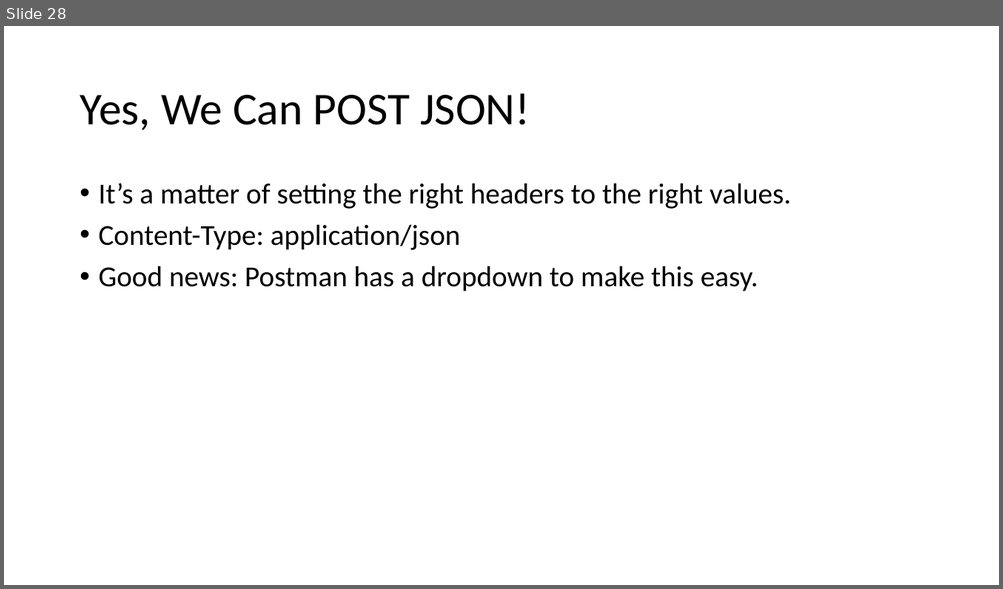
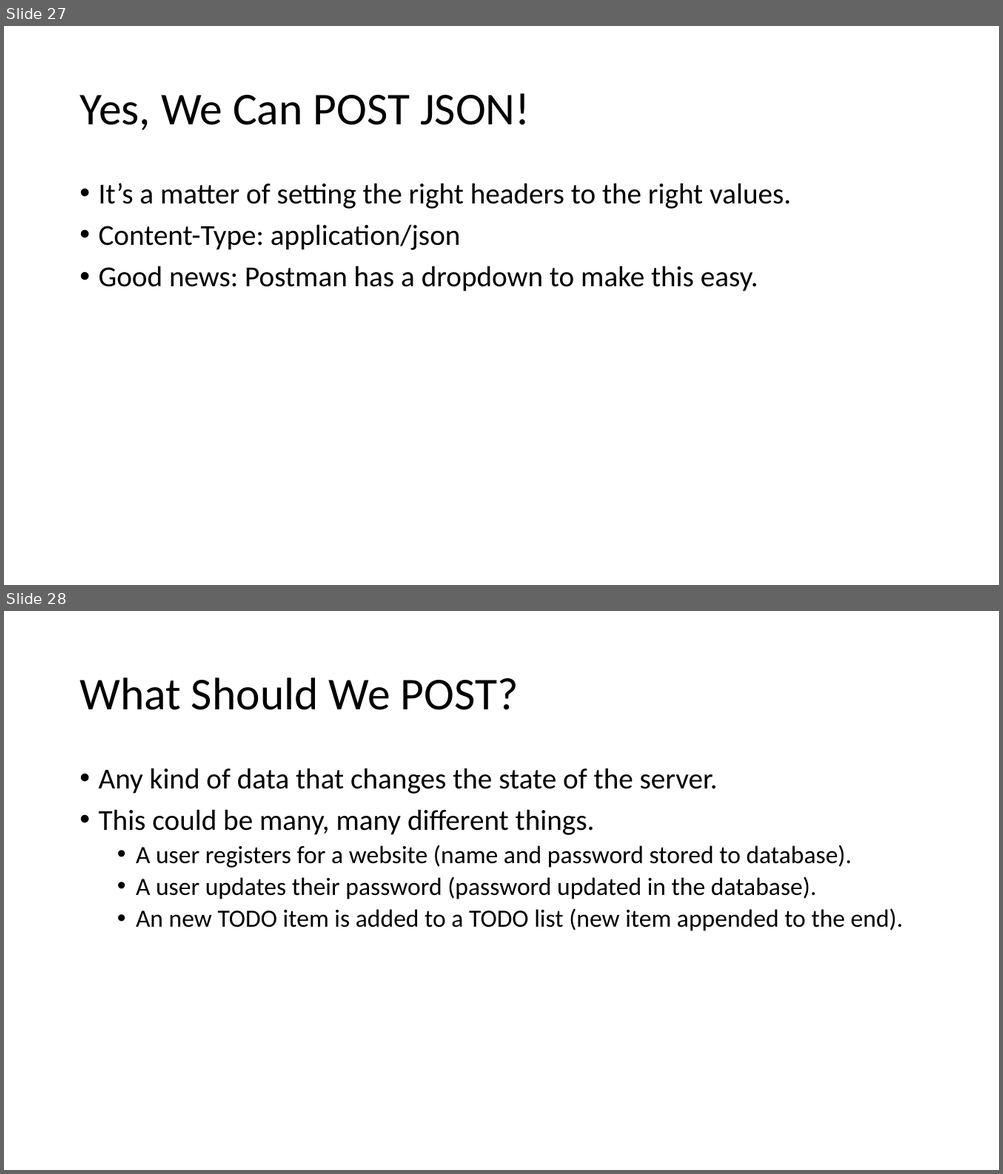
Before and after one commit to ryl/cybr406-2020, a slide deck: files/spring-boot-basics.pptx. Shown one above the other, each under a label of ours: slide 28 before the commit, slides 27 and 28 after it. The pictures are 1003x589 and 1003x1174 pixels, drawn with LibreOffice and Linux fonts; fonts in the diff are those of the drawing. Boxes give left, top, right and bottom in pixels: in the first picture for what was removed or moved away, otherwise in the second. Text is boxed around its words. In the diff, an @@ line names an element or a change of style, - is before the commit and + after.

```diff
--- a/files/spring-boot-basics.pptx
+++ b/files/spring-boot-basics.pptx
@@ slide 28 added at (4,611,999,1170), background #FFFFFF @@
@@ title added at (79,678,518,710), 44 pt, text #000000 @@
+What Should We POST?
@@ text added at (99,768,903,931), 24 pt, text #000000 @@
+• Any kind of data that changes the state of the server.
+• This could be many, many different things.
+  • A user registers for a website (name and password stored to database).
+  • A user updates their password (password updated in the database).
+  • An new TODO item is added to a TODO list (new item appended to the end).
@@ what was slide 28 is now slide 27 @@
```
Also in this commit, not shown: 1 slide changed, 8 other slides added.
